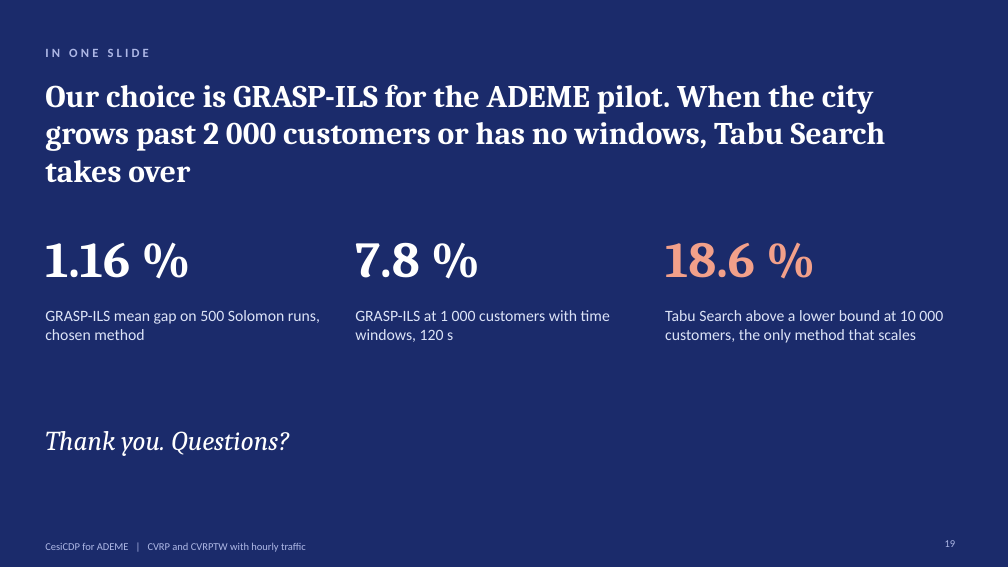
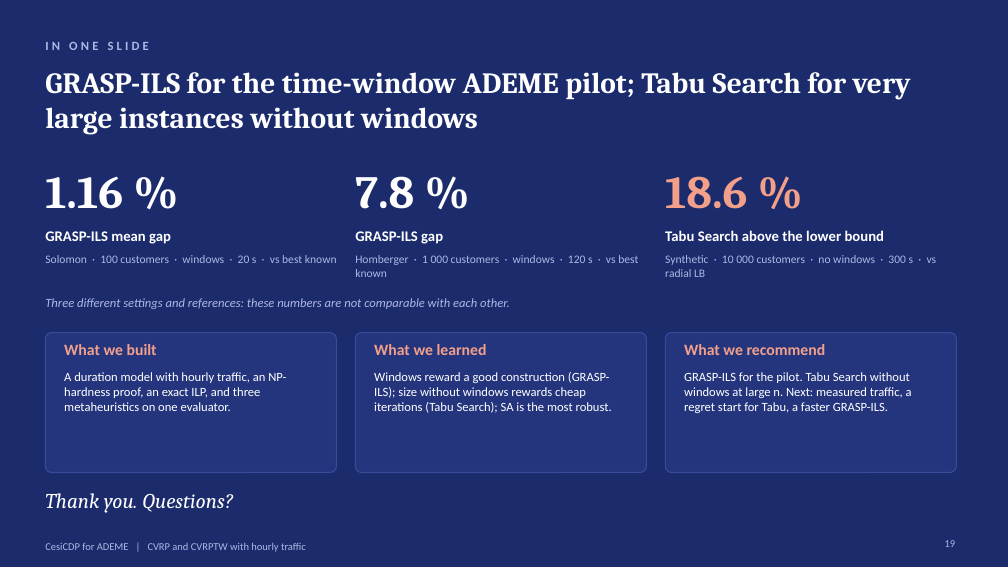
Before and after one commit to zzaved/cesi-cvrp-metaheuristics, a slide deck: slide 19 of presentation/cvrp_final_presentation.pptx. Drawn at 1008x567 pixels with LibreOffice and Linux fonts; fonts in the diff are those of the drawing. Boxes give left, top, right and bottom in pixels: in the first picture for what was removed or moved away, otherwise in the second. Text is boxed around its words. In the diff, an @@ line names an element or a change of style, - is before the commit and + after.

```diff
--- a/presentation/cvrp_final_presentation.pptx
+++ b/presentation/cvrp_final_presentation.pptx
@@ text "IN ONE SLIDE": place and size @@
-text "IN ONE SLIDE" at <box>45,49,149,57</box>
+text "IN ONE SLIDE" at <box>45,42,149,50</box>
@@ text at <box>45,72,911,135</box>: text changed; size 30 to 28 pt @@
-Our choice is GRASP-ILS for the ADEME pilot. When the city grows past 2 000 customers or has no windows, Tabu Search takes over
+GRASP-ILS for the time-window ADEME pilot; Tabu Search for very large instances without windows
@@ text "1.16 %": place and size @@
-text "1.16 %" at <box>45,243,130,278</box>
+text "1.16 %" at <box>45,176,123,209</box>
@@ text "7.8 %": place and size @@
-text "7.8 %" at <box>355,242,419,278</box>
+text "7.8 %" at <box>355,176,414,209</box>
@@ size 48 to 44 pt in 3 elements at <box>45,176,123,209</box>, <box>355,176,414,209</box>, <box>665,176,747,209</box> @@
@@ text "18.6 %": place and size @@
-text "18.6 %" at <box>665,242,755,278</box>
+text "18.6 %" at <box>665,176,747,209</box>
@@ text at <box>45,231,171,244</box>: text changed; size 15 to 14 pt; text colour #DCE3F7 to #FFFFFF; bold on @@
-GRASP-ILS mean gap on 500 Solomon runs, chosen method
+GRASP-ILS mean gap
@@ text added at <box>355,231,443,244</box>, 14 pt, text #FFFFFF, bold @@
+GRASP-ILS gap
@@ text added at <box>665,230,884,241</box>, 14 pt, text #FFFFFF, bold @@
+Tabu Search above the lower bound
@@ text added at <box>45,255,337,263</box>, 11 pt, text #AEB8E6 @@
+Solomon · 100 customers · windows · 20 s · vs best known
@@ text at <box>355,255,638,277</box>: text changed; size 15 to 11 pt; text colour #DCE3F7 to #AEB8E6 @@
-GRASP-ILS at 1 000 customers with time windows, 120 s
+Homberger · 1 000 customers · windows · 120 s · vs best known
@@ text added at <box>665,255,937,277</box>, 11 pt, text #AEB8E6 @@
+Synthetic · 10 000 customers · no windows · 300 s · vs radial LB
@@ text added at <box>45,298,510,309</box>, 12 pt, text #AEB8E6, italic @@
+Three different settings and references: these numbers are not comparable with each other.
@@ text removed at <box>665,310,943,343</box> @@
-Tabu Search above a lower bound at 10 000 customers, the only method that scales
@@ rounded rectangle added at <box>45,333,337,473</box>, fill #24357E, outline #3A4C99 1 pt @@
@@ text added at <box>64,344,157,355</box>, 15 pt, text #F2A08A, bold @@
+What we built
@@ rounded rectangle added at <box>355,333,647,473</box>, fill #24357E, outline #3A4C99 1 pt @@
@@ text added at <box>374,344,487,355</box>, 15 pt, text #F2A08A, bold @@
+What we learned
@@ rounded rectangle added at <box>665,333,957,473</box>, fill #24357E, outline #3A4C99 1 pt @@
@@ text added at <box>684,344,826,355</box>, 15 pt, text #F2A08A, bold @@
+What we recommend
@@ text added at <box>64,372,286,411</box>, 12 pt, text #FFFFFF @@
+A duration model with hourly traffic, an NP-hardness proof, an exact ILP, and three metaheuristics on one evaluator.
@@ text added at <box>374,372,612,413</box>, 12 pt, text #FFFFFF @@
+Windows reward a good construction (GRASP-ILS); size without windows rewards cheap iterations (Tabu Search); SA is the most robust.
@@ text added at <box>684,372,912,413</box>, 12 pt, text #FFFFFF @@
+GRASP-ILS for the pilot. Tabu Search without windows at large n. Next: measured traffic, a regret start for Tabu, a faster GRASP-ILS.
@@ text "Thank you. Questions?": place and size @@
-text "Thank you. Questions?" at <box>45,431,289,456</box>
+text "Thank you. Questions?" at <box>45,493,233,513</box>
@@ text "Thank you. Questions?" at <box>45,493,233,513</box>: size 26 to 20 pt @@
```
Also in this commit, not shown: 17 other slides changed, 1 slide added, 1 slide removed, 10 other files.
